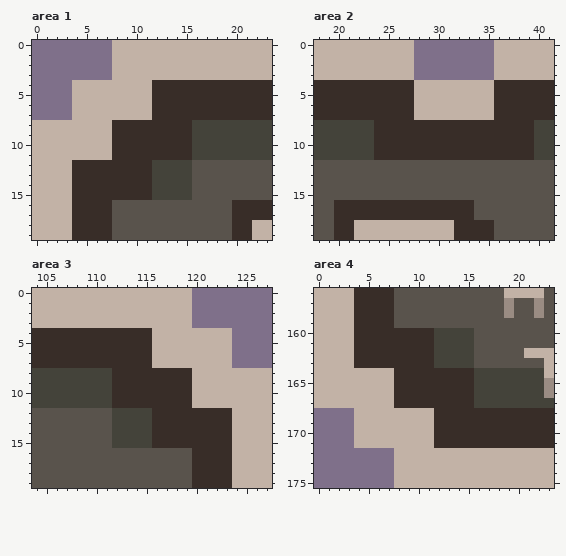
One commit to this pixel-art file: Sprites/action-card.aseprite. The picture above is the old version.
128x176 pixels, 1 frame. Colours within 5 levels of each other are drawn and written as one. Shown: area 1: x 0..23, y 0..19; area 2: x 18..41, y 0..19; area 3: x 104..127, y 0..19; area 4: x 0..23, y 156..175. The commit also changed other parts of the picture, which this record leaves out.
After:
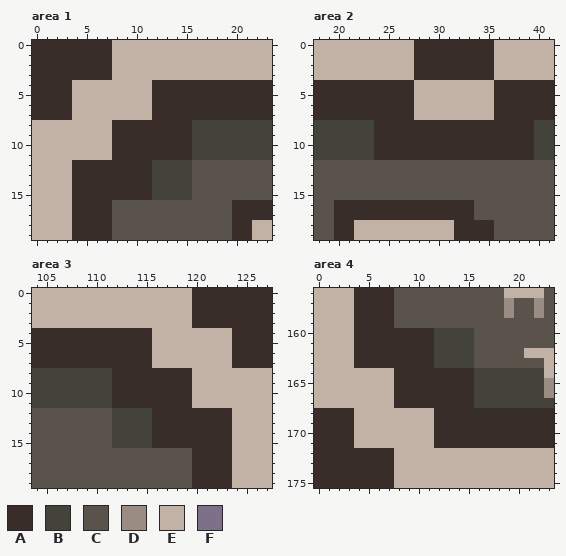
Palette (. is transparent): A #382d28  B #44433a  C #59534c  D #9a8c83  E #c2b2a6  F #7f708a
Changes in this commit:
Area 1, layer "background":
Colour A replaces colour F in rows 0 to 3 at x 0 to 7; in rows 4 to 7 at x 0 to 3.
Area 2, layer "background":
Colour A replaces colour F in rows 0 to 3 at x 28 to 35.
Area 3, layer "background":
Colour A replaces colour F in rows 0 to 3 at x 120 to 127; in rows 4 to 7 at x 124 to 127.
Area 4, layer "background":
Colour A replaces colour F in rows 168 to 171 at x 0 to 3; in rows 172 to 175 at x 0 to 7.
